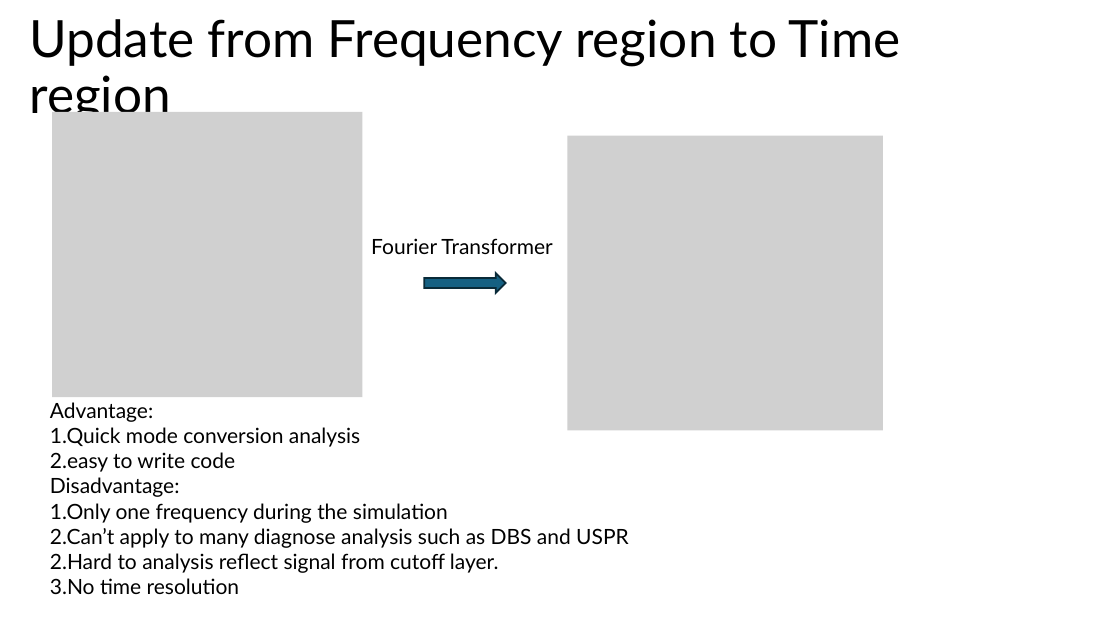
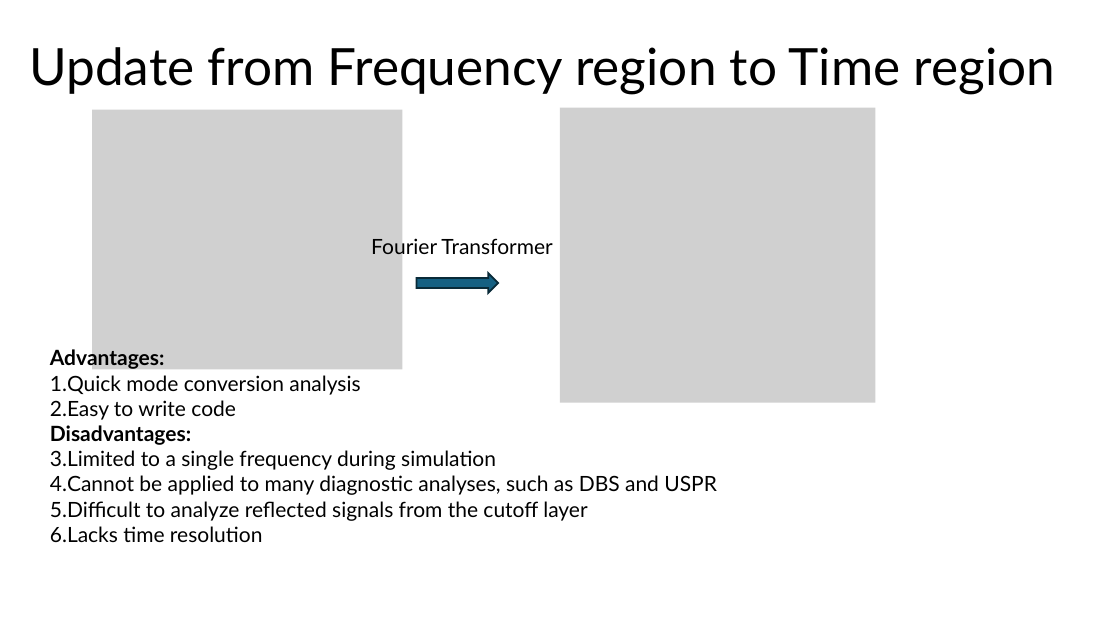
Before and after one commit to USTC-star/computer_share, a slide deck: slide 4 of 1D full wave simulation in magnetic plasma.pptx (slide 3 before the commit). Drawn at 1120x630 pixels with LibreOffice and Linux fonts; fonts in the diff are those of the drawing; grey boxes stand for pictures. Boxes give left, top, right and bottom in pixels: in the first picture for what was removed or moved away, otherwise in the second. Text is boxed around its words. In the diff, an @@ line names an element or a change of style, - is before the commit and + after.

```diff
--- a/1D full wave simulation in magnetic plasma.pptx
+++ b/1D full wave simulation in magnetic plasma.pptx
@@ title "Update from Frequency region to ..." rewrapped from <box>29,19,901,122</box> to <box>29,47,1056,95</box> @@
@@ picture: place and size @@
-picture at <box>52,112,362,397</box>
+picture at <box>92,109,402,369</box>
@@ picture: place and size @@
-picture at <box>567,135,883,430</box>
+picture at <box>560,108,876,402</box>
@@ down arrow: place and size @@
-down arrow at <box>425,273,506,293</box>
+down arrow at <box>417,273,499,293</box>
@@ text at <box>50,347,717,542</box>: text changed @@
-Advantage:
-1.Quick mode conversion analysis
-2.easy to write code
-Disadvantage:
-1.Only one frequency during the simulation
-2.Can’t apply to many diagnose analysis such as DBS and USPR
-2.Hard to analysis reflect signal from cutoff layer.
-3.No time resolution
+Advantages:
+1. Quick mode conversion analysis
+2. Easy to write code
+Disadvantages:
+1. Limited to a single frequency during simulation
+2. Cannot be applied to many diagnostic analyses, such as DBS and USPR
+3. Difficult to analyze reflected signals from the cutoff layer
+4. Lacks time resolution
```
Also in this commit, not shown: 7 other slides changed, 3 slides added.
